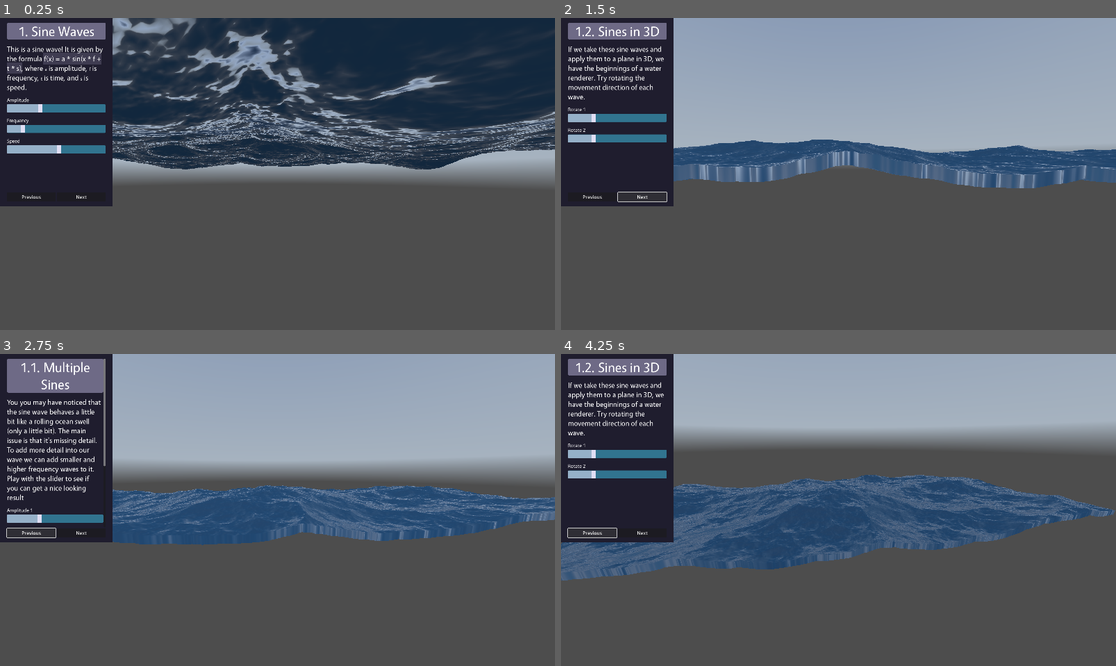
Above: before the commit, frames 1-4 (two rows, left to right).
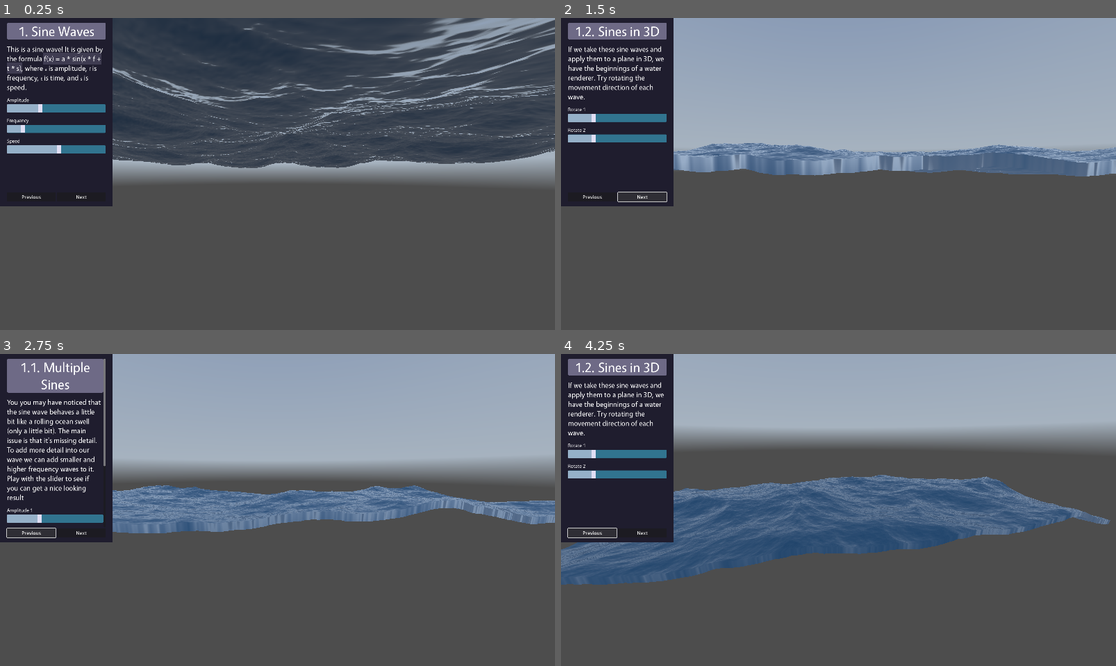
Above: after the commit, the same moments.

Repository: ffernn-dev/HowToWater
Game: Godot game, scene res://main.tscn
Two runs of this game, one before a commit and one after it. Both use one fixed random seed, a clock stepped at 60 frames per second and the inputs below. A sky picture missing from this copy of the repository is replaced by a grey-blue gradient.
Inputs:
- Up to frame 1 (0.25 s): no input
- Up to frame 2 (1.5 s): click "Next" at 0.5 s; click "Next" at 1.25 s
- Up to frame 3 (2.75 s): click "Previous" at 2 s
- Up to frame 4 (4.25 s): click "Previous" at 2.75 s; click "Previous" at 3.5 s

The runs differ from the first frame. In frame 1, 25% of the frame differs, in the area x 20-100%, y 0-49%; in frame 2, 7.7%; in frame 3, 11%; in frame 4, 8.6%.

Commit message:
⚡️ Good FBM normals done!

Diff:
--- a/main.tscn
+++ b/main.tscn
@@ -80,7 +80,7 @@
 light_energy = 0.5
 
 [node name="DirectionalLightFBM" type="DirectionalLight3D" parent="."]
-transform = Transform3D(1, 0, 0, 0, 1, 0, 0, 0, 1, 0, 0, 16.4584)
+transform = Transform3D(1, -6.97574e-16, -1.5246e-23, -1.5246e-23, -4.37114e-08, 1, -6.97574e-16, -1, -4.37114e-08, 0, 5.95144, 16.4584)
 visible = false
 light_color = Color(0.980392, 0.894118, 0.635294, 1)
 light_energy = 0.223
--- a/shaders/fbm_copied.gdshader
+++ b/shaders/fbm_copied.gdshader
@@ -4,6 +4,7 @@
 uniform float drag_factor = 0.38;
 uniform int displace_iterations = 16;
 uniform int normal_iterations = 34;
+uniform bool good_normals = true;
 
 // Calculates wave value and its derivative
 vec2 wave_dx(vec2 position, vec2 direction, float frequency, float timeshift) {
@@ -20,17 +21,17 @@
   float weight = 1.0;
   float sum = 0.0;
   vec2 deriv_sum = vec2(0.0);
-  float weights_sum = 0.0;
+  float weight_sum = 0.0;
   for(int i=0; i < iterations; i++) {
       vec2 direction = vec2(sin(iter), cos(iter)); // Random-ish wave direction
-      vec2 wave = wave_dx(position, direction, frequency, 1.0 * time_multiplier);
+      vec2 wave = wave_dx(position, direction, frequency, TIME * time_multiplier);
 
       // shift position around according to wave drag and derivative of the wave
       position += direction * wave.y * weight * drag_factor;
 
       sum += wave.x * weight;
       deriv_sum += vec2(wave.y * direction.x, wave.y * direction.y) * weight * frequency;
-      weights_sum += weight;
+      weight_sum += weight;
 
       // modify next octave parameters
       weight *= 0.82;
@@ -41,20 +42,20 @@
       iter += 1232.399963;
   }
   // calculate and return
-  return vec3(sum / weights_sum, deriv_sum);
+  return vec3(sum / weight_sum, deriv_sum);
 }
 
-// vec3 normal(vec2 pos, float e, float depth) {
-//   vec2 ex = vec2(e, 0);
-//   float H = get_waves(pos, normal_iterations).x * depth;
-//   vec3 a = vec3(pos.x, H, pos.y);
-//   return normalize(
-//     cross(
-//       a - vec3(pos.x - e, get_waves(pos.xy - ex.xy, normal_iterations).x * depth, pos.y),
-//       a - vec3(pos.x, get_waves(pos.xy + ex.yx, normal_iterations).x * depth, pos.y + e)
-//     )
-//   );
-// }
+vec3 normal(vec2 pos, float e, float depth) {
+  vec2 ex = vec2(e, 0);
+  float H = get_waves(pos, normal_iterations).x * depth;
+  vec3 a = vec3(pos.x, H, pos.y);
+  return normalize(
+    cross(
+      a - vec3(pos.x - e, get_waves(pos.xy - ex.xy, normal_iterations).x * depth, pos.y),
+      a - vec3(pos.x, get_waves(pos.xy + ex.yx, normal_iterations).x * depth, pos.y + e)
+    )
+  );
+}
 
 void fragment() {
     float fresnel = sqrt(1.0 - dot(NORMAL, VIEW));
@@ -63,11 +64,16 @@
     ALBEDO = vec3(0.1, 0.3, 0.5) + (0.1 * fresnel);
     vec4 Wn = INV_VIEW_MATRIX * vec4( NORMAL, 0.0 );
     Wn = inverse( MODEL_MATRIX ) * Wn;
-    //ALBEDO = ( Wn.rgb + 1.0 )/2.0;
+    //ALBEDO = Wn.rgb;
 }
 
 void vertex() {
     vec3 fbm = get_waves(VERTEX.xz, displace_iterations);
 	VERTEX.y += fbm.x;
-	NORMAL = normalize(vec3(fbm.y, 1.0, fbm.z));
+	if (good_normals) {
+	   NORMAL = normalize(vec3(fbm.y, 5.7, fbm.z)); // No goddamn clue why 5.7 makes it look way better than 1.0 grrr
+	}
+	else {
+	   NORMAL = normal(VERTEX.xz, 0.005, 1.0);
+	}
 }
--- a/water.tres
+++ b/water.tres
@@ -7,4 +7,5 @@
 shader = ExtResource("1_4kr5t")
 shader_parameter/drag_factor = 0.38
 shader_parameter/displace_iterations = 34
-shader_parameter/normal_iterations = 2
+shader_parameter/normal_iterations = 34
+shader_parameter/good_normals = true
